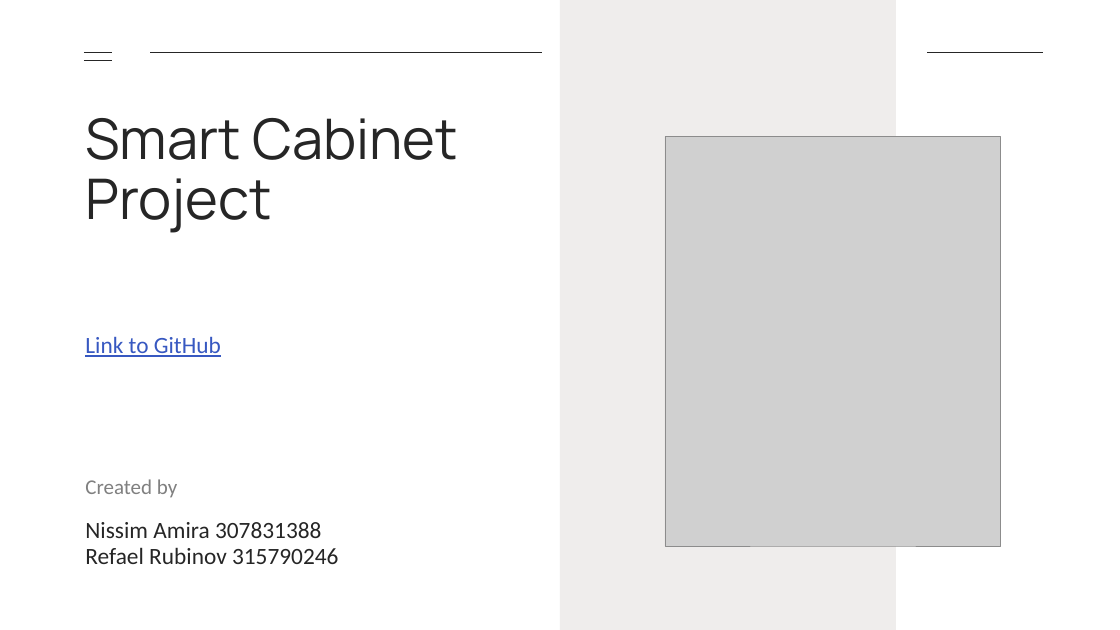
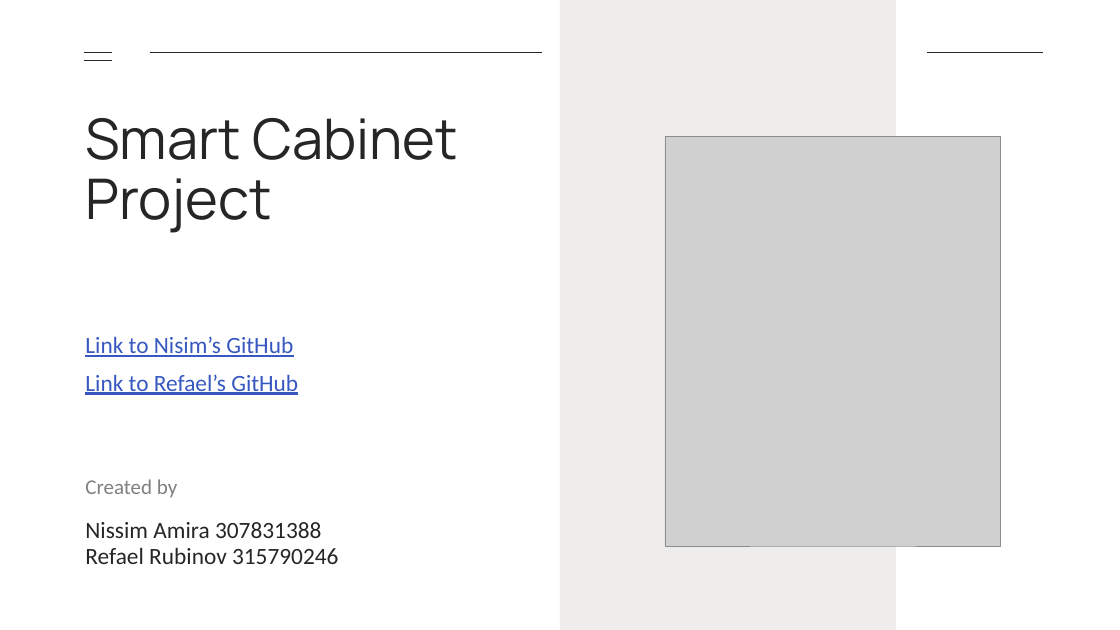
Before and after one commit to Refael-1324/IOT_SMART_HOME, a slide deck: slide 1 of project ppp.pptx. Drawn at 1120x630 pixels with LibreOffice and Linux fonts; fonts in the diff are those of the drawing; grey boxes stand for pictures. Boxes give left, top, right and bottom in pixels: in the first picture for what was removed or moved away, otherwise in the second. Text is boxed around its words. In the diff, an @@ line names an element or a change of style, - is before the commit and + after.

```diff
--- a/project ppp.pptx
+++ b/project ppp.pptx
@@ text at box(85, 336, 293, 357): text changed @@
-Link to GitHub
+Link to Nisim’s GitHub
@@ text added at box(85, 374, 298, 395), 20 pt, text #3758C1, underline @@
+Link to Refael’s GitHub
```
